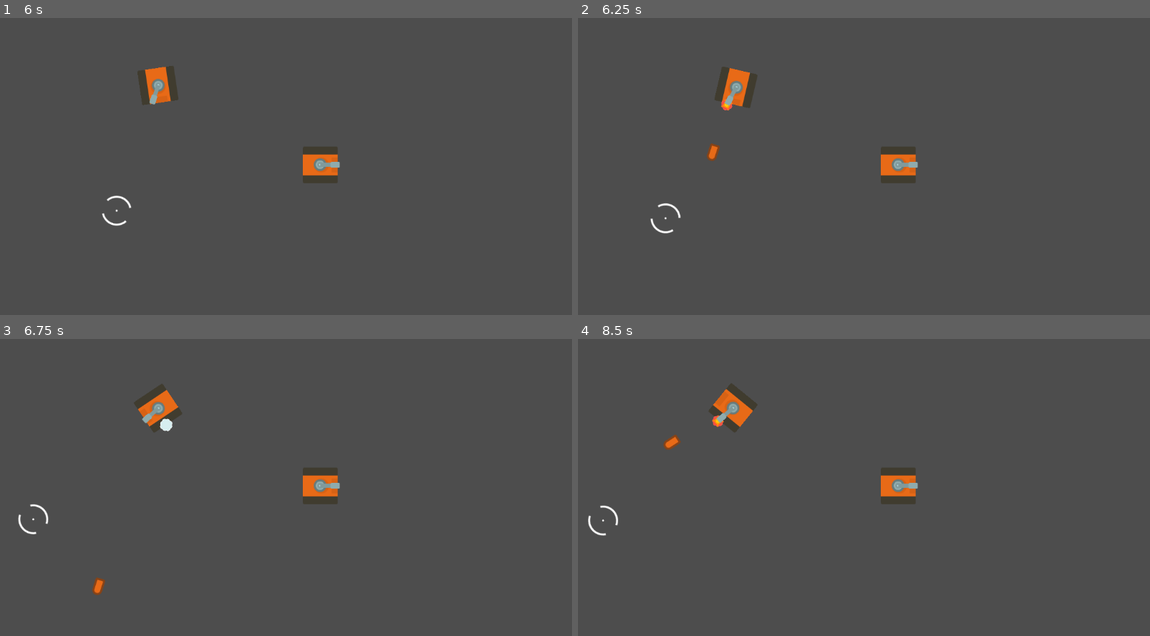
Above: before the commit, frames 1-4 (two rows, left to right).
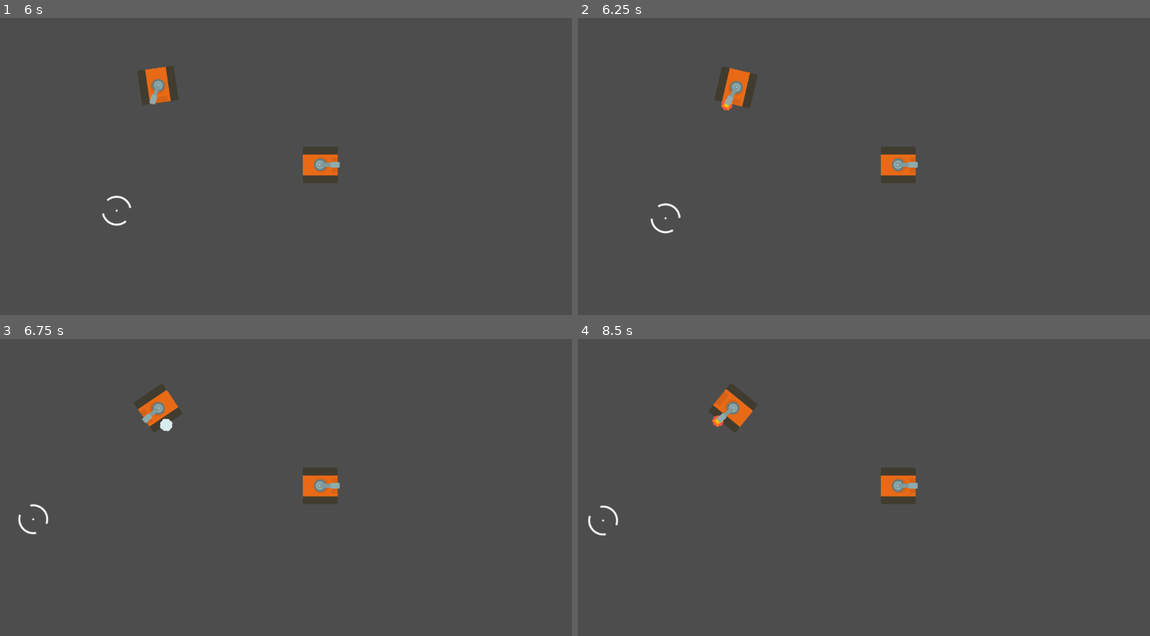
Above: after the commit, the same moments.

Repository: KakCmambnporpawwucmow/tanks_kidz
Game: Godot game, scene res://layers/test.tscn
Same seed, same stepped clock (60 frames per second), same inputs: the game is played once before the commit and once after it.
Inputs (mouse positions are in pixels of both pictures, inside the frame that each line leads up to):
- Up to frame 1 (6 s): tap Enter at 0.5 s; move the mouse to (257, 219) at 0.52 s; press the mouse at (257, 219) at 0.53 s; hold D (rotate_right) 0.53-2.03 s; tap W (move_forward) at 0.77, 1.52, 3.02, 3.77, 4.52 s; move the mouse to (457, 202) at 1.27 s; release the mouse at (457, 202) at 1.28 s; tap E (ammo_ap) at 1.35, 5.85 s; click (457, 202) at 1.55 s; move the mouse to (114, 107) at 2.02 s; hold R (ammo_he) 2.03-2.78 s; hold A (rotate_left) 2.03-4.28 s; click (114, 107) at 2.3 s; move the mouse to (314, 154) at 2.77 s; tap F (ammo_heat) at 2.85 s; click (314, 154) at 3.05 s; move the mouse to (200, 74) at 3.52 s; hold C (ammo_missile) 3.53-4.28 s; click (200, 74) at 3.8 s; move the mouse to (411, 136) at 4.27 s; hold D (rotate_right) from 4.28 s (still down); click (411, 136) at 4.35 s; move the mouse to (171, 169) at 5.02 s; press the mouse at (171, 169) at 5.03 s; move the mouse to (343, 83) at 5.77 s; release the mouse at (343, 83) at 5.78 s
- Up to frame 2 (6.25 s): keep holding D (rotate_right); tap W (move_forward) at 6.02 s; click (921, 83) at 6.05 s
- Up to frame 3 (6.75 s): keep holding D (rotate_right); move the mouse to (257, 540) at 6.52 s; hold R (ammo_he) from 6.53 s (still down)
- Up to frame 4 (8.5 s): tap W (move_forward) at 6.77, 7.52 s; click (835, 540) at 6.8 s; move the mouse to (1035, 523) at 7.27 s; release R (ammo_he) at 7.28 s; tap F (ammo_heat) at 7.35 s; click (1035, 523) at 7.55 s; move the mouse to (692, 428) at 8.02 s; release D (rotate_right) at 8.03 s; hold A (rotate_left) from 8.03 s (still down); hold C (ammo_missile) from 8.03 s (still down); click (692, 428) at 8.3 s

Frame 1 is identical in both runs. In frame 2, less than 0.1% of the frame differs, in the area x 22-25%, y 42-49%; in frame 3, less than 0.1%, in the area x 16-19%, y 80-87%; in frame 4, less than 0.1%.
Error in both runs: Invalid call. Nonexistent function 'get_remaining_ammo' in base 'Node (WeaponSystem)'. (res://entities/tanks/base/tank.gd:81)

Commit message:
ADD
К снаряду добавлен маркер направления и нанесенного урона.

Diff:
--- a/components/armor_component.gd
+++ b/components/armor_component.gd
@@ -4,7 +4,8 @@
 
 @export_group("Armor Properties")
 @export var thickness: float = 50.0  # Толщина брони
-@export var hardness: float = 1.2    # Твёрдость брони
+#@export var hardness: float = 1.2    # Твёрдость брони
+@export var payload_damage: float = 0.0 # Урон от содержимого (для снарядов)
 
 @export_group("Collision Settings")
 @export var min_impact_speed: float = 50.0  # Минимальная скорость для пробития
@@ -13,10 +14,14 @@
 @export var health_component: HealthComponent = null
 
 var entity: Node2D
-var payload_damage: float = 0.0  # Урон от содержимого (для снарядов)
+var total_damage:int = 0 :
+	set(value):
+		total_damage = value
+		damage_done.emit(total_damage)
 
 signal armor_penetrated(penetrator: ArmorComponent, total_damage: float)
 signal armor_ricochet(hit_angle: float)
+signal damage_done(damage:int)
 
 func _ready():
 	entity = get_parent()
@@ -42,7 +47,8 @@
 	# Проверяем пробитие
 	if check_penetration(other_armor, hit_angle, impact_velocity):
 		# Пробитие произошло - обрабатываем пробитие
-		handle_penetration(other_armor, hit_angle, impact_velocity)
+		other_armor.total_damage = handle_penetration(other_armor, hit_angle, impact_velocity)
+		other_armor.apply_damage_to_health(self, thickness)
 	else:
 		# Рикошет
 		handle_ricochet(hit_angle)
@@ -79,15 +85,16 @@
 	var effective_thickness = thickness / cos(deg_to_rad(hit_angle))
 
 	# Вероятность пробития на основе скорости, толщины и твердости
-	var penetration_chance = (impact_velocity / min_impact_speed) * (other_armor.hardness / hardness) * (1.0 / effective_thickness)
+	#var penetration_chance = (impact_velocity / min_impact_speed) * (other_armor.hardness / hardness) * (1.0 / effective_thickness)
+	var penetration_chance = (impact_velocity / min_impact_speed) * (1.0 / effective_thickness)
 
 	# Чем больше угол - тем меньше вероятность пробития
 	var angle_penalty = 1.0 - (hit_angle / 90.0) * 0.5
 	penetration_chance *= angle_penalty
-
+	print("Столкновение {0} с {1}, пробитие {2}".format([get_parent().name, other_armor.get_parent().name, randf() < penetration_chance]))
 	return randf() < penetration_chance
 
-func handle_penetration(penetrator: ArmorComponent, hit_angle: float, impact_velocity: float):
+func handle_penetration(penetrator: ArmorComponent, hit_angle: float, impact_velocity: float)->int:
 	# Рассчитываем кинетический урон от скорости
 	var kinetic_damage = calculate_kinetic_damage(impact_velocity, hit_angle)
 
@@ -96,9 +103,11 @@
 
 	# Наносим урон здоровью родительской сущности
 	apply_damage_to_health(penetrator, total_damage)
+	print("Урон {0}, нанесен {1}".format([total_damage, penetrator.get_parent().name]))
 
 	# Сигнал о пробитии
 	armor_penetrated.emit(penetrator, total_damage)
+	return total_damage
 
 func handle_ricochet(hit_angle: float):
 	# Сигнал о рикошете
--- a/entities/projectiles/ap_round.tscn
+++ b/entities/projectiles/ap_round.tscn
@@ -5,9 +5,7 @@
 
 [node name="Projectile" instance=ExtResource("1_77q60")]
 initial_speed = 500.0
-max_travel_distance = 1500.0
-payload_damage = 10.0
 describe = "Armor-Piercing"
 
-[node name="Sprite2D" parent="." index="1"]
+[node name="view" parent="." index="1"]
 texture = ExtResource("2_5ev53")
--- a/entities/projectiles/projectile.gd
+++ b/entities/projectiles/projectile.gd
@@ -4,8 +4,6 @@
 
 @export_group("Projectile Settings")
 @export var initial_speed: float = 300.0
-@export var max_travel_distance: float = 1000.0
-@export var payload_damage: float = 30.0
 @export var show_trajectory: bool = true  # Показывать ли траекторию для отладки
 
 @export_group("Dependencies")
@@ -17,24 +15,24 @@
 
 @onready var visible_notifier = $VisibleOnScreenNotifier2D
 
-var start_position: Vector2
-var distance_traveled: float = 0.0
-var original_direction: Vector2  # Исходное направление без рассеивания
+var _start_position: Vector2
+var _distance_traveled: float = 0.0
+var _original_direction: Vector2  # Исходное направление без рассеивания
+var _damage:int = 0
 
 func _ready():
 	assert(armor_component != null, "Projectile: ArmorComponent must be assigned")
 	assert(health_component != null, "Projectile: HealthComponent must be assigned")
+	$PenetrationMarker.visible = false
 
-	armor_component.set_payload_damage(payload_damage)
-
-	health_component.death.connect(_on_death)
-	visible_notifier.screen_exited.connect(_on_screen_exited)
+func set_damage(damage:int):
+	_damage = damage
 
 func activate(fire_position: Vector2, fire_direction: Vector2):
 	global_position = fire_position
 	global_rotation = fire_direction.angle()
-	start_position = global_position
-	original_direction = fire_direction
+	_start_position = global_position
+	_original_direction = fire_direction
 
 	linear_velocity = fire_direction * initial_speed
 
@@ -43,20 +41,22 @@
 		draw_trajectory_debug()
 
 func _physics_process(delta):
-	distance_traveled = global_position.distance_to(start_position)
+	if linear_velocity < _original_direction * 200:
+		on_death()
 
-	if distance_traveled >= max_travel_distance:
-		health_component.take_damage(health_component.max_health)
-
-func _on_death():
+func on_death():
+	set_physics_process(false)
+	linear_velocity = Vector2.ZERO
+	$view.visible = false
 	create_destruction_effects()
-	queue_free()
-
-func _on_screen_exited():
-	health_component.take_damage(health_component.max_health)
+	if _damage > 0:
+		$PenetrationMarker/Label.text = str(_damage)
+		$AnimationPlayer.play("view_damage")
+	else:
+		queue_free()
 
 func create_destruction_effects():
-	print("Projectile destroyed at distance: ", distance_traveled)
+	print("Projectile destroyed at distance: ", _distance_traveled)
 
 # Визуализация траектории для отладки рассеивания
 func draw_trajectory_debug():
@@ -64,5 +64,14 @@
 	line.width = 2
 	line.default_color = Color.YELLOW
 	line.add_point(Vector2.ZERO)
-	line.add_point(original_direction * 100)
+	line.add_point(_original_direction * 100)
 	get_parent().add_child(line)
+
+func _on_animation_player_animation_finished(_anim_name: StringName) -> void:
+	queue_free()
+
+func _on_armor_component_damage_done(damage: int) -> void:
+	_damage = damage
+
+func _on_visible_on_screen_notifier_2d_screen_exited() -> void:
+	queue_free()
--- a/entities/projectiles/projectile.tscn
+++ b/entities/projectiles/projectile.tscn
@@ -1,7 +1,8 @@
-[gd_scene load_steps=6 format=3 uid="uid://cb5lh0m66sxsf"]
+[gd_scene load_steps=11 format=3 uid="uid://cb5lh0m66sxsf"]
 
 [ext_resource type="Script" uid="uid://bclynkkjs5mjj" path="res://entities/projectiles/projectile.gd" id="1_2utaj"]
 [ext_resource type="PackedScene" uid="uid://n5f6cscf40nc" path="res://components/armor_component.tscn" id="3_i4vl8"]
+[ext_resource type="Texture2D" uid="uid://dgl7l0bkqvwfp" path="res://assets/graphics/ui/tank_arrowFull.png" id="4_n3d54"]
 [ext_resource type="PackedScene" uid="uid://ci10irdq7u6in" path="res://components/health_component.tscn" id="4_vvec8"]
 
 [sub_resource type="CapsuleShape2D" id="CapsuleShape2D_i7x7j"]
@@ -11,6 +12,71 @@
 [sub_resource type="CapsuleShape2D" id="CapsuleShape2D_yhooh"]
 radius = 8.0
 height = 16.0
+
+[sub_resource type="LabelSettings" id="LabelSettings_eyncd"]
+font_size = 21
+font_color = Color(0.03137255, 0.023529412, 0.02745098, 1)
+outline_size = 3
+
+[sub_resource type="Animation" id="Animation_eyncd"]
+length = 0.001
+tracks/0/type = "value"
+tracks/0/imported = false
+tracks/0/enabled = true
+tracks/0/path = NodePath("PenetrationMarker:visible")
+tracks/0/interp = 1
+tracks/0/loop_wrap = true
+tracks/0/keys = {
+"times": PackedFloat32Array(0),
+"transitions": PackedFloat32Array(1),
+"update": 1,
+"values": [true]
+}
+tracks/1/type = "value"
+tracks/1/imported = false
+tracks/1/enabled = true
+tracks/1/path = NodePath("PenetrationMarker:self_modulate")
+tracks/1/interp = 1
+tracks/1/loop_wrap = true
+tracks/1/keys = {
+"times": PackedFloat32Array(0),
+"transitions": PackedFloat32Array(1),
+"update": 0,
+"values": [Color(1, 1, 1, 1)]
+}
+
+[sub_resource type="Animation" id="Animation_n3d54"]
+resource_name = "view_damage"
+tracks/0/type = "value"
+tracks/0/imported = false
+tracks/0/enabled = true
+tracks/0/path = NodePath("PenetrationMarker:visible")
+tracks/0/interp = 1
+tracks/0/loop_wrap = true
+tracks/0/keys = {
+"times": PackedFloat32Array(0, 1),
+"transitions": PackedFloat32Array(1, 1),
+"update": 1,
+"values": [true, false]
+}
+tracks/1/type = "value"
+tracks/1/imported = false
+tracks/1/enabled = true
+tracks/1/path = NodePath("PenetrationMarker:self_modulate")
+tracks/1/interp = 1
+tracks/1/loop_wrap = true
+tracks/1/keys = {
+"times": PackedFloat32Array(0.5990576, 1),
+"transitions": PackedFloat32Array(1, 1),
+"update": 0,
+"values": [Color(1, 1, 1, 1), Color(1, 1, 1, 0.003921569)]
+}
+
+[sub_resource type="AnimationLibrary" id="AnimationLibrary_k64t1"]
+_data = {
+&"RESET": SubResource("Animation_eyncd"),
+&"view_damage": SubResource("Animation_n3d54")
+}
 
 [node name="Projectile" type="RigidBody2D" node_paths=PackedStringArray("armor_component", "health_component")]
 gravity_scale = 0.0
@@ -22,15 +88,42 @@
 
 [node name="VisibleOnScreenNotifier2D" type="VisibleOnScreenNotifier2D" parent="."]
 
-[node name="Sprite2D" type="Sprite2D" parent="."]
+[node name="view" type="Sprite2D" parent="."]
 
 [node name="CollisionShape2D" type="CollisionShape2D" parent="."]
 shape = SubResource("CapsuleShape2D_i7x7j")
 
 [node name="ArmorComponent" parent="." node_paths=PackedStringArray("health_component") instance=ExtResource("3_i4vl8")]
+payload_damage = 30.0
 health_component = NodePath("../HealthComponent")
 
 [node name="CollisionShape2D" type="CollisionShape2D" parent="ArmorComponent"]
 shape = SubResource("CapsuleShape2D_yhooh")
 
 [node name="HealthComponent" parent="." instance=ExtResource("4_vvec8")]
+max_health = 10.0
+auto_destroy_on_death = false
+
+[node name="PenetrationMarker" type="Sprite2D" parent="."]
+position = Vector2(-50, 0)
+scale = Vector2(0.6153846, 0.5)
+texture = ExtResource("4_n3d54")
+
+[node name="Label" type="Label" parent="PenetrationMarker"]
+offset_left = -13.000001
+offset_top = -16.0
+offset_right = 39.000004
+offset_bottom = 16.0
+label_settings = SubResource("LabelSettings_eyncd")
+horizontal_alignment = 1
+vertical_alignment = 1
+
+[node name="AnimationPlayer" type="AnimationPlayer" parent="."]
+libraries = {
+&"": SubResource("AnimationLibrary_k64t1")
+}
+
+[connection signal="screen_exited" from="VisibleOnScreenNotifier2D" to="." method="_on_visible_on_screen_notifier_2d_screen_exited"]
+[connection signal="damage_done" from="ArmorComponent" to="." method="_on_armor_component_damage_done"]
+[connection signal="death" from="HealthComponent" to="." method="on_death"]
+[connection signal="animation_finished" from="AnimationPlayer" to="." method="_on_animation_player_animation_finished"]
--- a/entities/projectiles/weapon_system.gd
+++ b/entities/projectiles/weapon_system.gd
@@ -59,6 +59,7 @@
 		return false
 
 	# Создаем копию снаряда и настраиваем
+	projectile.freeze = false
 	if not setup_projectile(projectile, position, direction):
 		projectile.queue_free()
 		return false
--- a/entities/tanks/base/tank.tscn
+++ b/entities/tanks/base/tank.tscn
@@ -16,16 +16,16 @@
 [sub_resource type="RectangleShape2D" id="RectangleShape2D_ym7oc"]
 
 [sub_resource type="RectangleShape2D" id="RectangleShape2D_ch0vs"]
-size = Vector2(8, 16)
+size = Vector2(8, 40)
 
 [sub_resource type="RectangleShape2D" id="RectangleShape2D_p8ptd"]
-size = Vector2(8, 16)
+size = Vector2(3, 29)
 
 [sub_resource type="RectangleShape2D" id="RectangleShape2D_fjw05"]
-size = Vector2(64, 8)
+size = Vector2(60, 5)
 
 [sub_resource type="RectangleShape2D" id="RectangleShape2D_1jco5"]
-size = Vector2(64, 8)
+size = Vector2(60, 5)
 
 [node name="Tank" type="Area2D" node_paths=PackedStringArray("turret", "move_component", "health_component", "weapon_system", "front_armor", "rear_armor", "left_armor", "right_armor")]
 script = ExtResource("1_6u466")
@@ -60,43 +60,46 @@
 
 [node name="ap" parent="WeaponSystem" instance=ExtResource("8_p8ptd")]
 visible = false
+freeze = true
 contact_monitor = false
 max_contacts_reported = 0
+show_trajectory = false
 
 [node name="heat" parent="WeaponSystem" instance=ExtResource("9_fjw05")]
 visible = false
+freeze = true
 contact_monitor = false
 max_contacts_reported = 0
 
 [node name="he" parent="WeaponSystem" instance=ExtResource("10_1jco5")]
 visible = false
+freeze = true
 contact_monitor = false
 max_contacts_reported = 0
 
 [node name="missile" parent="WeaponSystem" instance=ExtResource("11_oyii4")]
 visible = false
+freeze = true
 contact_monitor = false
 max_contacts_reported = 0
 
 [node name="front_armor" parent="." node_paths=PackedStringArray("health_component") instance=ExtResource("6_jmxtk")]
 thickness = 100.0
-hardness = 1.5
 min_impact_speed = 30.0
 health_component = NodePath("../HealthComponent")
 
 [node name="CollisionShape2D" type="CollisionShape2D" parent="front_armor"]
-position = Vector2(28, 0)
+position = Vector2(30, 0.5)
 shape = SubResource("RectangleShape2D_ch0vs")
 
 [node name="back_armor" parent="." node_paths=PackedStringArray("health_component") instance=ExtResource("6_jmxtk")]
 position = Vector2(-56, 0)
 thickness = 20.0
-hardness = 1.0
 min_impact_speed = 30.0
 health_component = NodePath("../HealthComponent")
 
 [node name="CollisionShape2D" type="CollisionShape2D" parent="back_armor"]
-position = Vector2(28, 0)
+position = Vector2(23, 0.5)
 shape = SubResource("RectangleShape2D_p8ptd")
 
 [node name="left_armor" parent="." node_paths=PackedStringArray("health_component") instance=ExtResource("6_jmxtk")]
@@ -106,7 +109,7 @@
 health_component = NodePath("../HealthComponent")
 
 [node name="CollisionShape2D" type="CollisionShape2D" parent="left_armor"]
-position = Vector2(32, -20)
+position = Vector2(27, -17)
 shape = SubResource("RectangleShape2D_fjw05")
 
 [node name="right_armor" parent="." node_paths=PackedStringArray("health_component") instance=ExtResource("6_jmxtk")]
@@ -115,7 +118,7 @@
 health_component = NodePath("../HealthComponent")
 
 [node name="CollisionShape2D" type="CollisionShape2D" parent="right_armor"]
-position = Vector2(0, 20)
+position = Vector2(-5, 18)
 shape = SubResource("RectangleShape2D_1jco5")
 
 [node name="engine" type="AudioStreamPlayer2D" parent="."]
